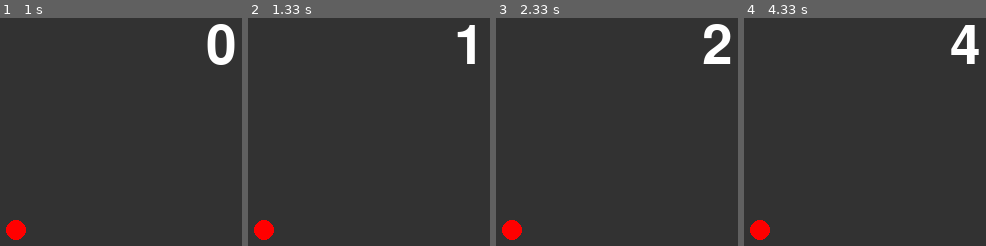
Above: before the commit, frames 1-4 (left to right).
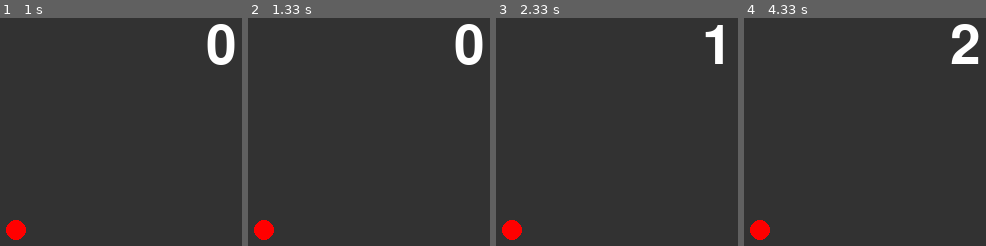
Above: after the commit, the same moments.

Repository: c0a24032ba/ProjExD_1
Game: pygame game, started from pygame_system.py
The game is run twice, just before and just after one commit, with the same random seed, the same clock (stepped at 60 frames per second) and the same inputs.
Inputs:
- Up to frame 1 (1 s): no input
- Up to frame 2 (1.33 s): no input
- Up to frame 3 (2.33 s): no input
- Up to frame 4 (4.33 s): no input

Frame 1 is identical in both runs. In frame 2, 1.4% of the frame differs, in the area x 85-98%, y 2-21%; in frame 3, 1.1%; in frame 4, 1.2%.

Commit message:
FPSの値変更

Diff:
--- a/pygame_system.py
+++ b/pygame_system.py
@@ -27,6 +27,7 @@
         pg.display.update()
         tmr += 1
         clock.tick(1)
+        clock.tick(1)
 
 
 if __name__ == "__main__":
